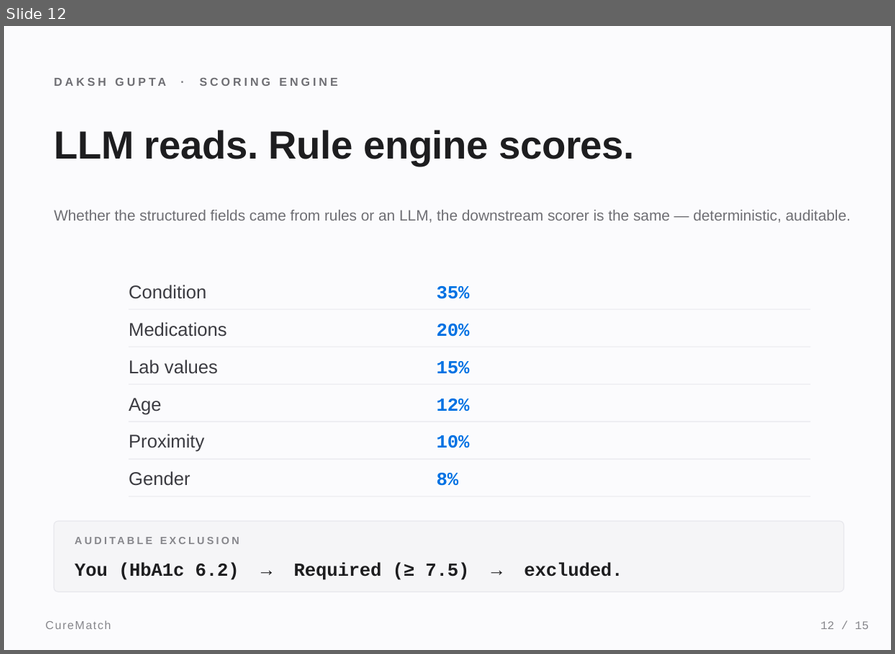
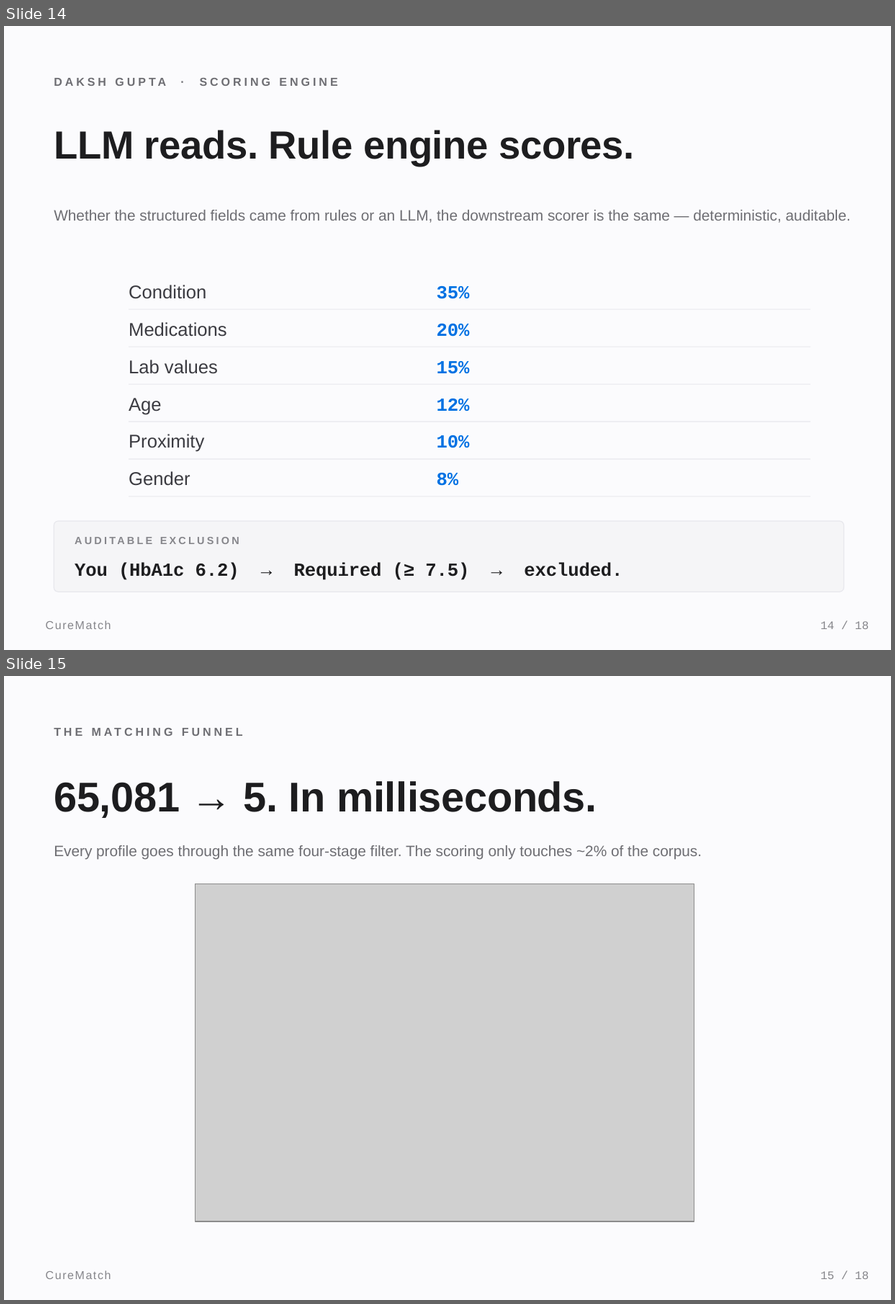
Before and after one commit to meetgajjarx07/curematch, a slide deck: CureMatch_Presentation.pptx. Shown one above the other, each under a label of ours: slide 12 before the commit, slides 14 and 15 after it. The pictures are 895x654 and 895x1304 pixels, drawn with LibreOffice and Linux fonts; fonts in the diff are those of the drawing; grey boxes stand for pictures. Boxes give left, top, right and bottom in pixels: in the first picture for what was removed or moved away, otherwise in the second. Text is boxed around its words. In the diff, an @@ line names an element or a change of style, - is before the commit and + after.

```diff
--- a/CureMatch_Presentation.pptx
+++ b/CureMatch_Presentation.pptx
@@ slide 15 added at box(4, 676, 891, 1300), background #FBFBFD @@
@@ text added at box(54, 781, 597, 818), 36 pt, text #1D1D1F, bold @@
+65,081 → 5. In milliseconds.
@@ text added at box(54, 845, 702, 860), 13 pt, text #6E6E73 @@
+Every profile goes through the same four-stage filter. The scoring only touches ~2% of the corpus.
@@ text added at box(233, 845, 254, 856), 10 pt, text #6E6E73, bold @@
+THE MATCHING FUNNEL
@@ picture added at box(196, 884, 694, 1221) @@
@@ text added at box(46, 1270, 111, 1279), 10 pt, text #86868B @@
+CureMatch
@@ text added at box(820, 1271, 869, 1279), 10 pt, text #86868B @@
+15 / 18
@@ what was slide 12 is now slide 14 @@
@@ slide 14 changed as well @@
@@ text at box(820, 621, 869, 629): text changed @@
-12 / 15
+14 / 18
```
Also in this commit, not shown: 14 other slides changed, 2 other slides added, 3 other files.
